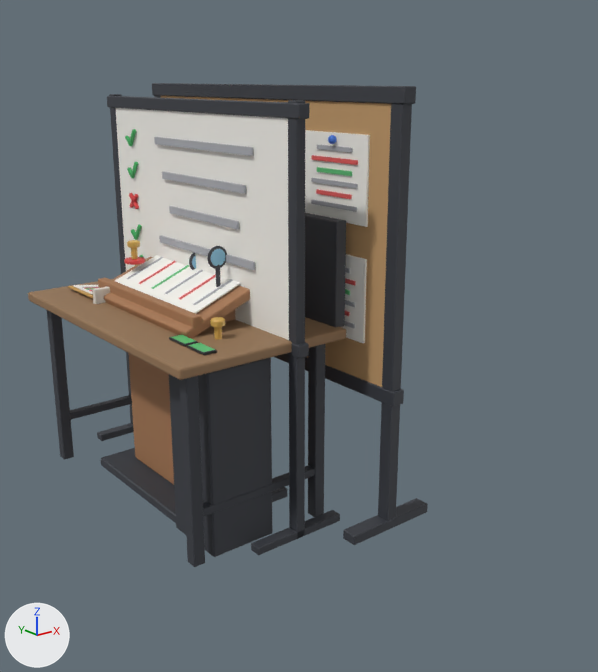
Before and after pictures for a commit that changed the glTF model mcp-servers/agent-office/web/models/stations.glb.
Both versions are drawn from a 50 mm camera at (-1.68, -3.54, 2.09) aimed at (0.68, -0.59, 0.91). Arrows for +X, +Y and +Z are at lower left; the lights stay in place. The first picture is the older version.

Objects in the first picture: 'QABench', 'QACheckboard', 'ReviewLectern', 'ReviewWall'.
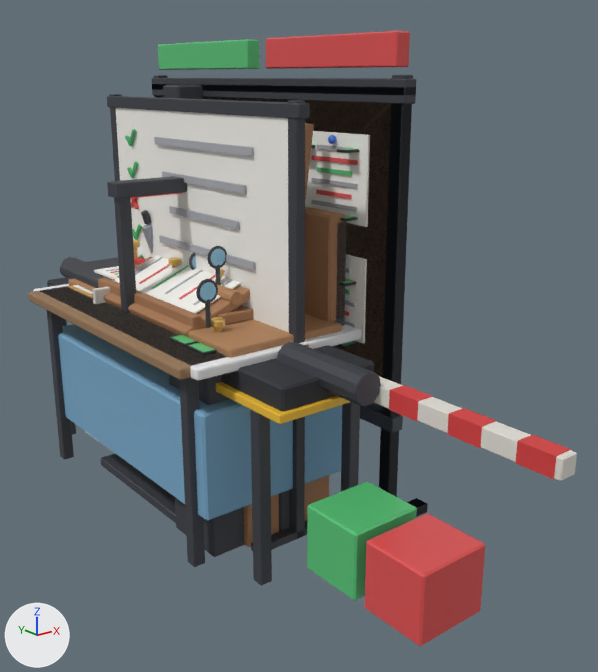
Boxes [x1, y1, x2, y2] around the edits, measured in the pictures (598 x 672 px):
'QAConveyor', added
    after: [47, 176, 485, 646]
    faces in mat_screenbad (red #e05252): [365, 513, 485, 646]
    faces in mat_benchframe (dark grey #3a3d44): [61, 176, 381, 586]
    faces in mat_screenok (green #58c478): [307, 482, 417, 601]
    faces in mat_belt (dark grey #2c2e34): [47, 277, 374, 411]
    faces in mat_safety (yellow #f0be32): [216, 382, 350, 424]
'QALab', added
    after: [33, 210, 362, 521]
    faces in mat_labcab (blue #78a8c8): [58, 324, 342, 521]
    faces in mat_labtop (white #eceef0): [33, 284, 362, 381]
    faces in mat_magframe (dark grey #3a3d44): [196, 279, 218, 328]
    faces in mat_magglass (blue #96cde6): [200, 282, 216, 301]
    faces in mat_metal (grey #969ca6): [142, 224, 153, 254]
'QADeviceWall', added
    after: [152, 31, 428, 517]
    faces in mat_boardframe (dark grey #3a3d44): [152, 75, 428, 517]
    faces in mat_wallface (greyish blue #343a46): [161, 96, 391, 413]
    faces in mat_screenbad (red #e05252): [266, 31, 410, 69]
    faces in mat_screenok (green #58c478): [158, 39, 356, 347]
    faces in mat_phonebody (black #22242a): [311, 145, 359, 349]
'ReviewJudge', added (mostly hidden)
    after: [69, 207, 345, 547]
    faces in mat_lecternwood (brown #a67854): [218, 207, 345, 547]
    faces in mat_lecternlight (brown #b0825a): [69, 279, 342, 358]
'ReviewCheckpoint', added (mostly hidden)
    after: [60, 85, 577, 532]
    faces in mat_stripered (red #d64040): [389, 385, 571, 479]
    faces in mat_booth (light grey #e2ded6): [85, 376, 577, 481]
    faces in mat_benchframe (dark grey #3a3d44): [60, 85, 290, 532]
    faces in mat_paper (white #f6f4ee): [94, 266, 119, 280]
'ReviewEasel', added
    after: [305, 123, 314, 200]
'ReviewWall', unchanged, covered by the edit
    before: [152, 83, 428, 557]
    after: [152, 84, 416, 557]
'QABench', unchanged, covered by the edit
    before: [28, 213, 346, 567]
    after: [28, 221, 346, 567]

Edits to the bpy script that builds the scene:
```text
Add ob_reviewjudge:
    ob_reviewjudge = bpy.data.objects.new('ReviewJudge', me_reviewjudge)  # 560 vertices, 1044 faces; spans x 0.14..0.83, y -0.81..0.81, z 0.0..1.95; in mat_lecternwood (brown #a67854), mat_lecternlight (brown #b0825a), mat_brass (orange #d4aa54), mat_paper (white #f6f4ee), mat_inkgrey (grey #aaacb2), mat_diffred (red #e25c5c), mat_diffgreen (green #60be78)
    ob_reviewjudge.location = (0.0, 0.0, 0.0)
Add ob_revieweasel:
    ob_revieweasel = bpy.data.objects.new('ReviewEasel', me_revieweasel)  # 404 vertices, 740 faces; spans x 0.4..1.23, y -0.6..0.6, z 0.01..1.95; in mat_lecternwood (brown #a67854), mat_paper (white #f6f4ee), mat_inkgrey (grey #aaacb2), mat_diffred (red #e25c5c), mat_diffgreen (green #60be78), mat_pencilred (red #d64040), mat_stampred (red #d64040), mat_brass (orange #d4aa54)
    ob_revieweasel.location = (0.0, 0.0, 0.0)
Add ob_reviewcheckpoint:
    ob_reviewcheckpoint = bpy.data.objects.new('ReviewCheckpoint', me_reviewcheckpoint)  # 588 vertices, 1080 faces; spans x 0.18..0.83, y -2.2..1.0, z 0.0..2.05; in mat_booth (light grey #e2ded6), mat_benchframe (dark grey #3a3d44), mat_paper (white #f6f4ee), mat_inkgrey (grey #aaacb2), mat_diffred (red #e25c5c), mat_diffgreen (green #60be78), mat_stampred (red #d64040), mat_brass (orange #d4aa54), mat_lampred (red #e24646), mat_lampyel (yellow #f0be32), mat_lampgreen (green #46c86e), mat_stripered (red #d64040)
    ob_reviewcheckpoint.location = (0.0, 0.0, 0.0)
Add ob_qalab:
    ob_qalab = bpy.data.objects.new('QALab', me_qalab)  # 1106 vertices, 2128 faces; spans x -0.05..0.85, y -0.85..0.85, z 0.25..1.41; in mat_labtop (white #eceef0), mat_labcab (blue #78a8c8), mat_benchframe (dark grey #3a3d44), mat_metal (grey #969ca6), mat_jarglass (green #aadec8), mat_bug (green #54a858), mat_tube0 (green #54a858), mat_tube1 (green #54a858), mat_tube2 (red #e05252), mat_tube3 (green #54a858), mat_magframe (dark grey #3a3d44), mat_magglass (blue #96cde6)
    ob_qalab.location = (0.0, 0.0, 0.0)
Add ob_qadevicewall:
    ob_qadevicewall = bpy.data.objects.new('QADeviceWall', me_qadevicewall)  # 984 vertices, 1740 faces; spans x 0.65..1.15, y -1.05..1.05, z 0.0..2.27; in mat_wallface (greyish blue #343a46), mat_boardframe (dark grey #3a3d44), mat_phonebody (black #22242a), mat_screenok (green #58c478), mat_screenbad (red #e05252)
    ob_qadevicewall.location = (0.0, 0.0, 0.0)
Add ob_qaconveyor:
    ob_qaconveyor = bpy.data.objects.new('QAConveyor', me_qaconveyor)  # 496 vertices, 904 faces; spans x 0.1..0.7, y -1.85..1.37, z 0.0..1.62; in mat_belt (dark grey #2c2e34), mat_safety (yellow #f0be32), mat_benchframe (dark grey #3a3d44), mat_phonebody (black #22242a), mat_screenok (green #58c478), mat_screenbad (red #e05252), mat_laser (red #ff4646)
    ob_qaconveyor.location = (0.0, 0.0, 0.0)
```
